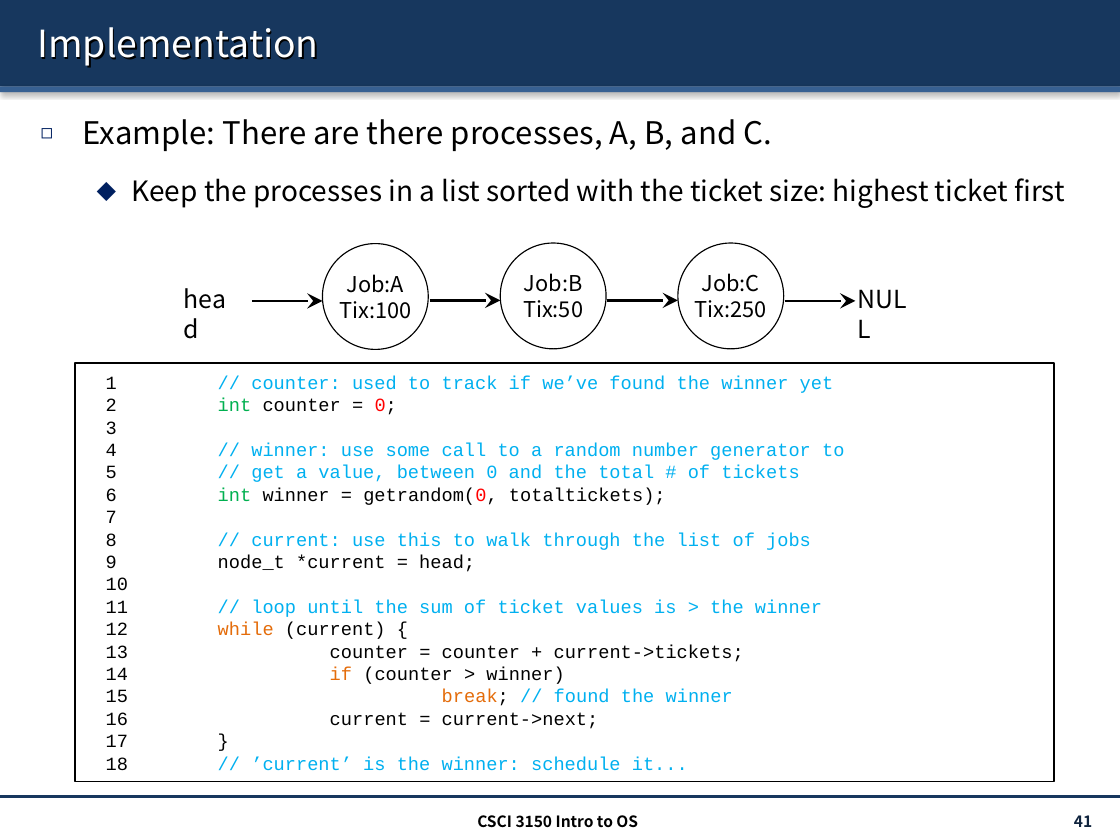
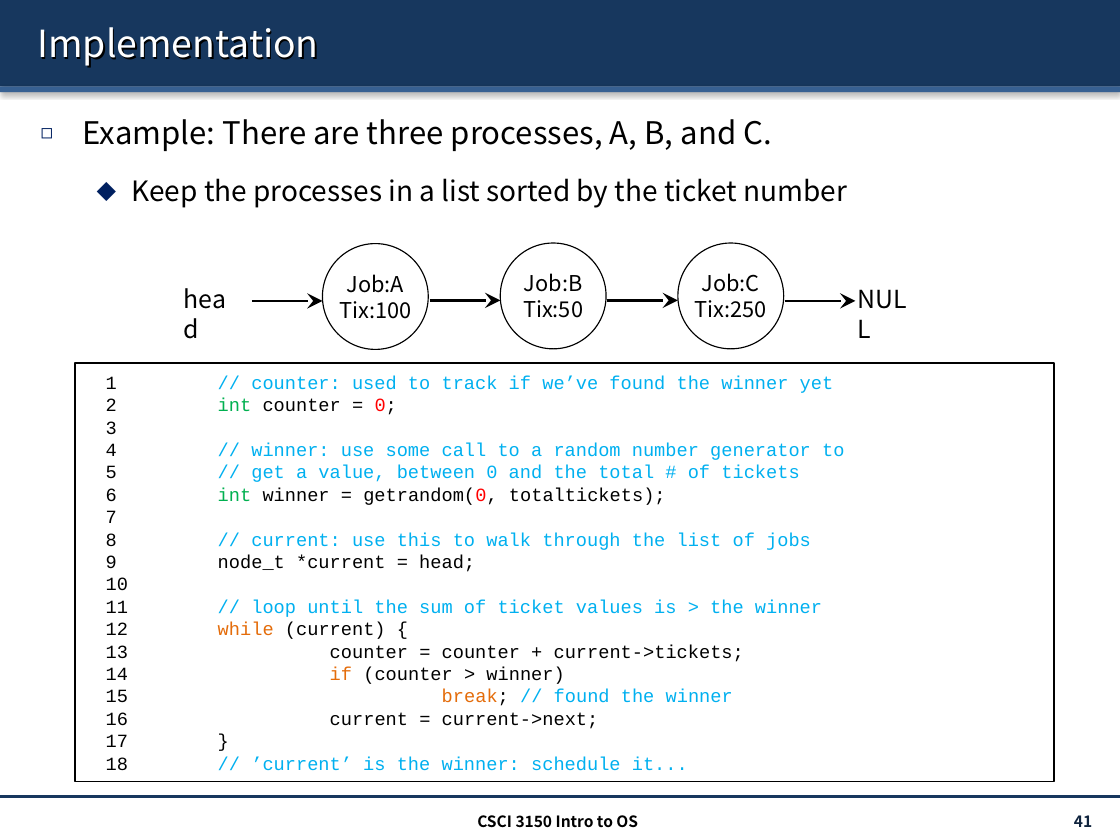
Before and after one commit to henryhxu/CSCI3150, a slide deck: slide 41 of lecture/lec9_sched.pptx. Drawn at 1120x840 pixels with LibreOffice and Linux fonts; fonts in the diff are those of the drawing. Boxes give left, top, right and bottom in pixels: in the first picture for what was removed or moved away, otherwise in the second. Text is boxed around its words. In the diff, an @@ line names an element or a change of style, - is before the commit and + after.

```diff
--- a/lecture/lec9_sched.pptx
+++ b/lecture/lec9_sched.pptx
@@ text at [83,119,847,208]: text changed @@
-◻ Example: There are there processes, A, B, and C.
-  ⬥ Keep the processes in a list sorted with the ticket size: highest ticket first
+◻ Example: There are three processes, A, B, and C.
+  ⬥ Keep the processes in a list sorted by the ticket number
```
Also in this commit, not shown: 18 other slides changed, 1 other file.
